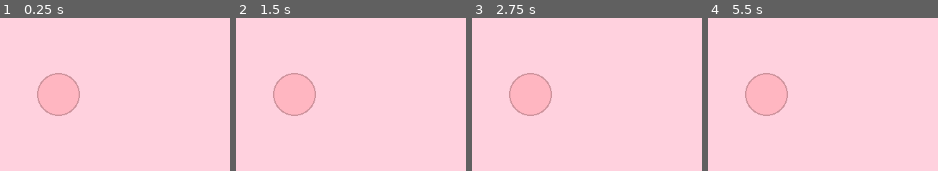
Above: before the commit, frames 1-4 (left to right).
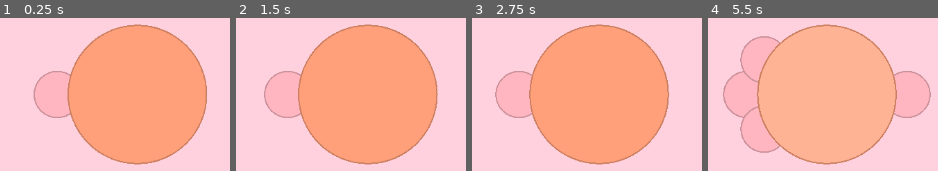
Above: after the commit, the same moments.

Repository: JungoQuentin/Doom2
Game: Godot game, scene res://node_2d.tscn
Same seed, same stepped clock (60 frames per second), same inputs: the game is played once before the commit and once after it.
Inputs (mouse positions are in pixels of both pictures, inside the frame that each line leads up to):
- Up to frame 1 (0.25 s): no input
- Up to frame 2 (1.5 s): move the mouse to (outside the picture) at 0.52 s; click (outside the picture) at 0.67 s; move the mouse to (outside the picture) at 1.27 s; click (outside the picture) at 1.42 s
- Up to frame 3 (2.75 s): move the mouse to (outside the picture) at 2.02 s; click (outside the picture) at 2.17 s
- Up to frame 4 (5.5 s): move the mouse to (outside the picture) at 2.77 s; click (outside the picture) at 2.92 s; tap Enter at 3.5 s; move the mouse to (outside the picture) at 3.52 s; click (outside the picture) at 3.67 s; move the mouse to (outside the picture) at 4.27 s; click (outside the picture) at 4.42 s; move the mouse to (806, 94) at 5.02 s; click (806, 94) at 5.17 s

The runs differ from the first frame. In frame 1, 45% of the frame differs, in the area x 14-90%, y 3-97%; in frame 2, 45%; in frame 3, 46%; in frame 4, 56%, in the area x 6-97%, y 3-97%.

Commit message:
type2 cell spawn

Diff:
--- a/node_2d.gd
+++ b/node_2d.gd
@@ -3,11 +3,14 @@
 const CENTER:= Vector2i(1_000, 1_000)
 const hex_ratio: float = 2/sqrt(3);
 const h: float = 50.0; # Cell size
-const overh: float = 1.2;
+const overh: float = 1.33;
 const cam_smoothing: float = 0.002;
 
 const type1_color: Color = Color.LIGHT_PINK;
 const type2_color: Color = Color.LIGHT_SALMON;
+
+# Number of type1 cells spawned from type2 cell
+const nb_type2_spawn: int = 3;
 
 # Stores the coods (Vec2) of every filled tile
 var coords: Dictionary[Vector2i, Cell]
@@ -26,6 +29,13 @@
 	coords = Utils.cells_list_to_dict(cells)
 	start_auto_move_to_center()
 
+	var check_tile = Vector2i(1002, 1000);
+	var new_cell = Cell.new(check_tile, Cell.CellType.TYPE2)
+	coords[check_tile] = new_cell;
+	for cell_child in new_cell.childs: coords[cell_child] = new_cell;
+	var place_to_insert = 1;
+	cells.insert(place_to_insert, new_cell);
+
 
 func _process(_delta: float) -> void:
 	var cell_centers = cells.map(func(cell): return cell.center);
@@ -42,7 +52,13 @@
 	if event is InputEventMouseButton and event.button_index == MOUSE_BUTTON_LEFT and event.pressed:
 		mouse_tile = pos_to_tile(get_global_mouse_position());
 		if coords.has(mouse_tile):
-			spawn_cell(mouse_tile, Cell.CellType.TYPE1)
+			var cell = coords[mouse_tile];
+			print(cell)
+			if cell.cell_type == Cell.CellType.TYPE1:
+				spawn_cell(mouse_tile, Cell.CellType.TYPE1)
+			elif cell.cell_type == Cell.CellType.TYPE2:
+				for _i in range(nb_type2_spawn):
+					spawn_cell(mouse_tile, Cell.CellType.TYPE1)
 			queue_redraw()
 	if event is InputEventMouseMotion:
 		var new_mouse_tile = pos_to_tile(get_global_mouse_position());
@@ -51,7 +67,6 @@
 			queue_redraw()
 
 func _draw() -> void:
-
 	for i in range(10):
 		for j in range(10):
 			var pos = tile_to_pos(Vector2i(i, j))
@@ -69,8 +84,8 @@
 			var color = type2_color
 			if cell.center == mouse_tile or mouse_tile in cell.childs:
 				color = color.lightened(0.2)
-			draw_circle(pos, h/2 * 2.5 * overh, color, true)
-			draw_circle(pos, h/2 * 2.5 * overh, type2_color.darkened(0.2), false, 2)
+			draw_circle(pos, h/2 * 3 * overh, color, true)
+			draw_circle(pos, h/2 * 3 * overh, type2_color.darkened(0.2), false, 2)
 
 	# draw_circle(tile_to_pos(mouse_tile), h/2 * overh, Color.INDIAN_RED, false, 3)
 
